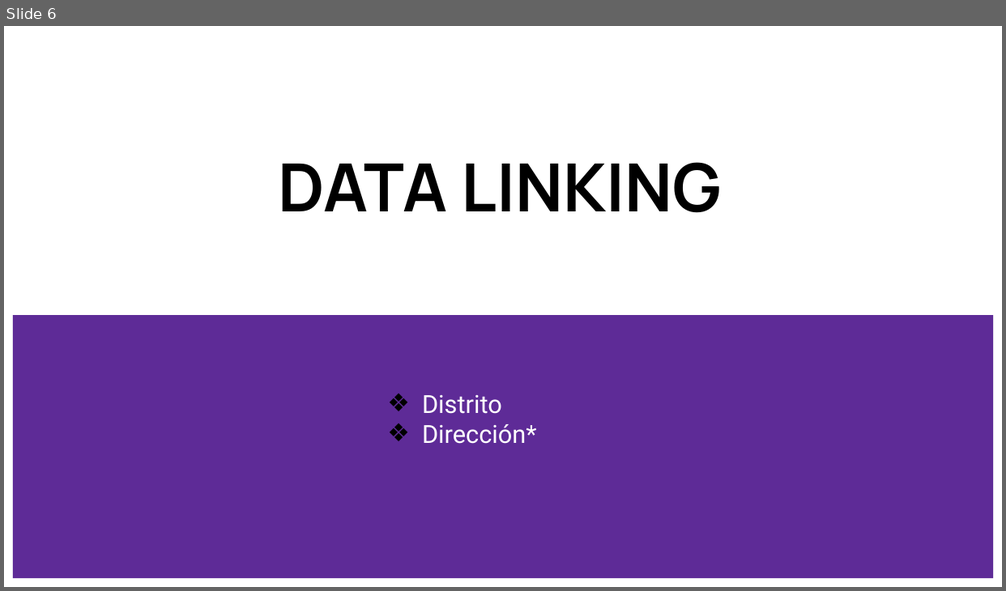
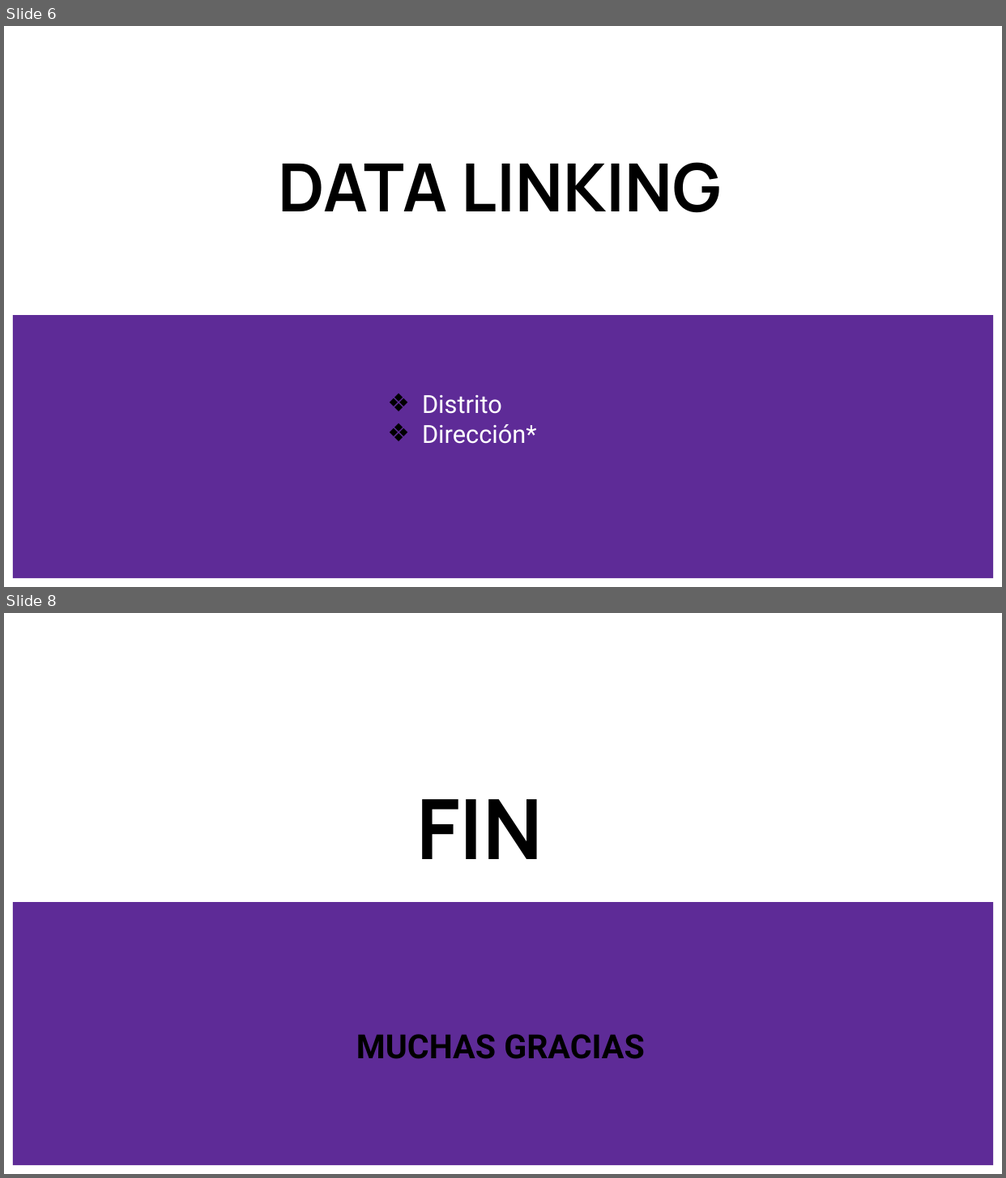
Before and after one commit to FacultadInformatica-LinkedData/Curso2019-2020, a slide deck: HandsOn/Group03/Presentacion.pptx. Shown one above the other, each under a label of ours: slide 6 before the commit, slides 6 and 8 after it; the slides between them are not shown. The pictures are 1006x591 and 1006x1178 pixels, drawn with LibreOffice and Linux fonts; fonts in the diff are those of the drawing. Boxes give left, top, right and bottom in pixels: in the first picture for what was removed or moved away, otherwise in the second. Text is boxed around its words. In the diff, an @@ line names an element or a change of style, - is before the commit and + after.

```diff
--- a/HandsOn/Group03/Presentacion.pptx
+++ b/HandsOn/Group03/Presentacion.pptx
@@ slide 8 added at <box>4,613,1002,1174</box>, background #FFFFFF; not listed: 1 template element that a slide beside it also shows @@
@@ title added at <box>416,799,543,859</box>, 60 pt, text #000000, bold @@
+FIN
@@ text added at <box>356,1034,645,1059</box>, 24 pt, text #000000, bold @@
+MUCHAS GRACIAS
```
Also in this commit, not shown: 1 other slide added, 1 other file.
